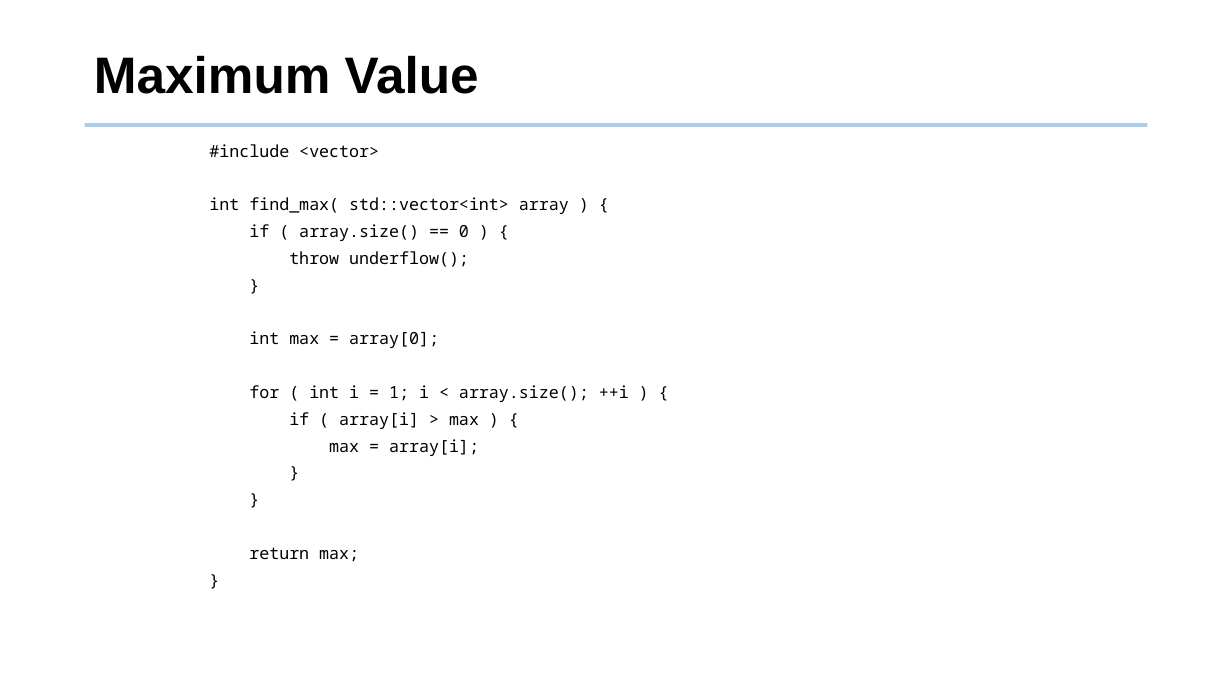
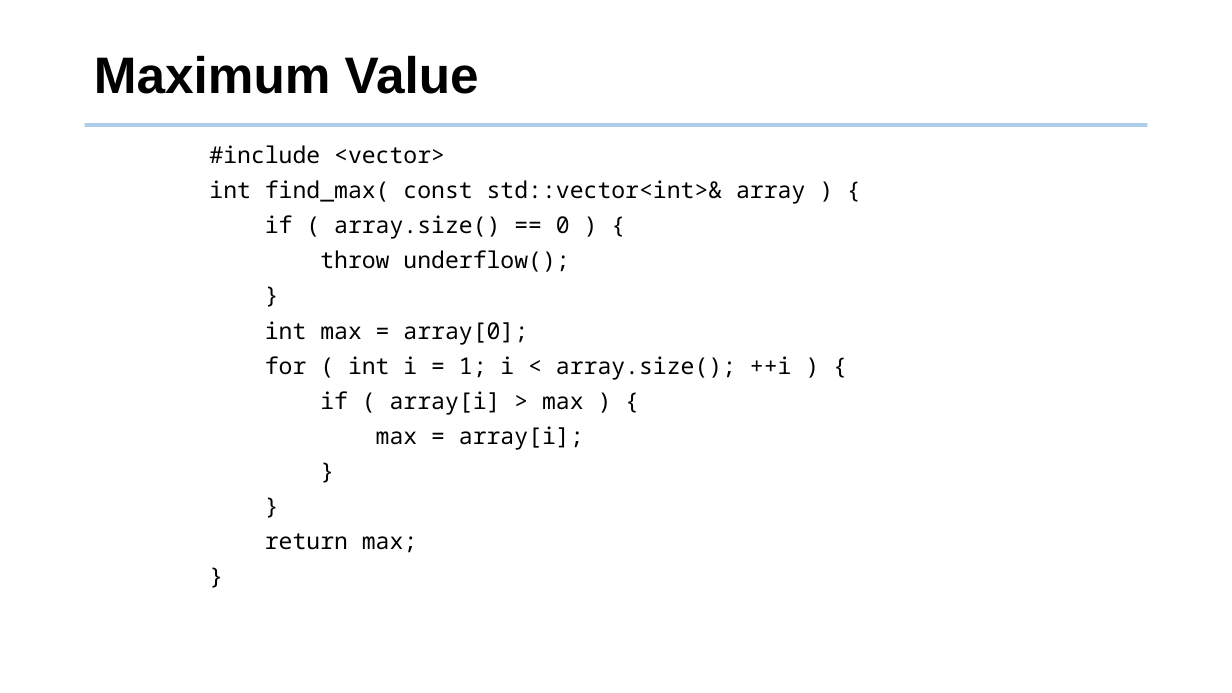
Before and after one commit to tsung-wei-huang/cs2420, a slide deck: slide 7 of slides/asymptotic_analysis.pptx. Drawn at 1232x693 pixels with LibreOffice and Linux fonts; fonts in the diff are those of the drawing; background and template pictures are left out. Boxes give left, top, right and bottom in pixels: in the first picture for what was removed or moved away, otherwise in the second. Text is boxed around its words. In the diff, an @@ line names an element or a change of style, - is before the commit and + after.

```diff
--- a/slides/asymptotic_analysis.pptx
+++ b/slides/asymptotic_analysis.pptx
@@ text at (x1=209, y1=145, x2=792, y2=553): size 12.9 to 18 pt in "#include <vector>", "if ( array.size() == 0 ) {", "throw underflow();", "}" and 8 more places; line spacing 0.7 to 0.8 @@
@@ text at (x1=209, y1=180, x2=805, y2=204): text changed; size 12.9 to 18 pt @@
-int find_max( std::vector<int> array ) {
+int find_max( const std::vector<int>& array ) {
```
Also in this commit, not shown: 8 other slides changed, 4 slides added, 2 other files.
